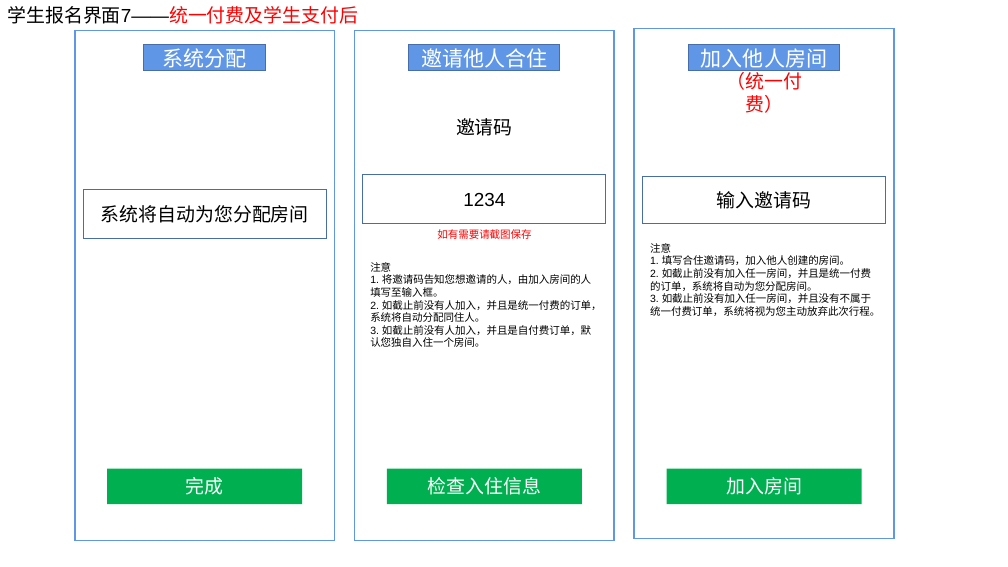
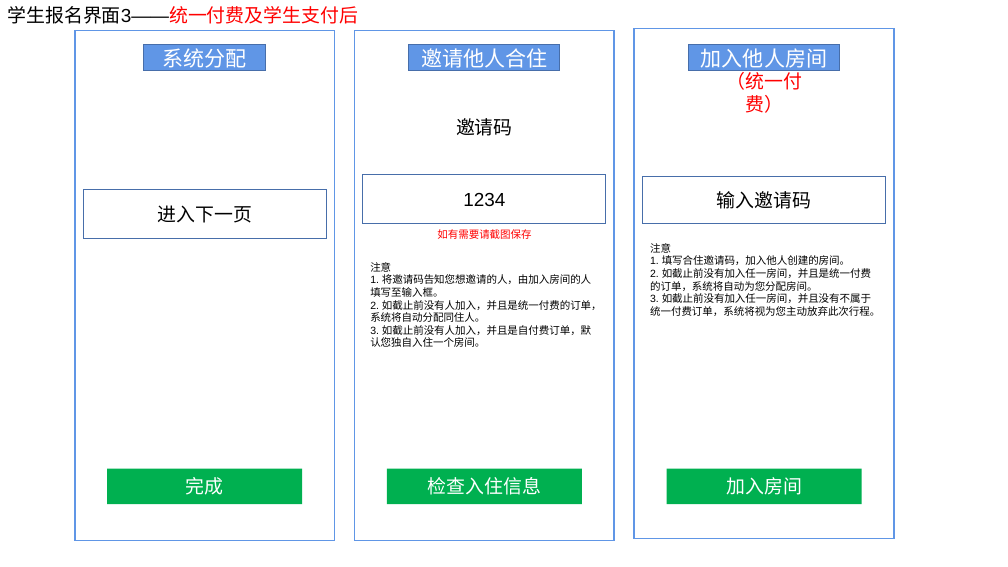
Before and after one commit to ISheenSomeOne/eTeam, a slide deck: slide 9 of eTeam需求界面1.pptx (slide 13 before the commit). Drawn at 1008x567 pixels with LibreOffice and Linux fonts; fonts in the diff are those of the drawing. Boxes give left, top, right and bottom in pixels: in the first picture for what was removed or moved away, otherwise in the second. Text is boxed around its words. In the diff, an @@ line names an element or a change of style, - is before the commit and + after.

```diff
--- a/eTeam需求界面1.pptx
+++ b/eTeam需求界面1.pptx
@@ text at (x1=7, y1=6, x2=358, y2=24): text changed @@
-学生报名界面7——统一付费及学生支付后
+学生报名界面3——统一付费及学生支付后
@@ text in rectangle at (x1=158, y1=205, x2=252, y2=223): text changed @@
-系统将自动为您分配房间
+进入下一页
```
Also in this commit, not shown: 5 other slides changed, 4 slides removed, 2 other files.
